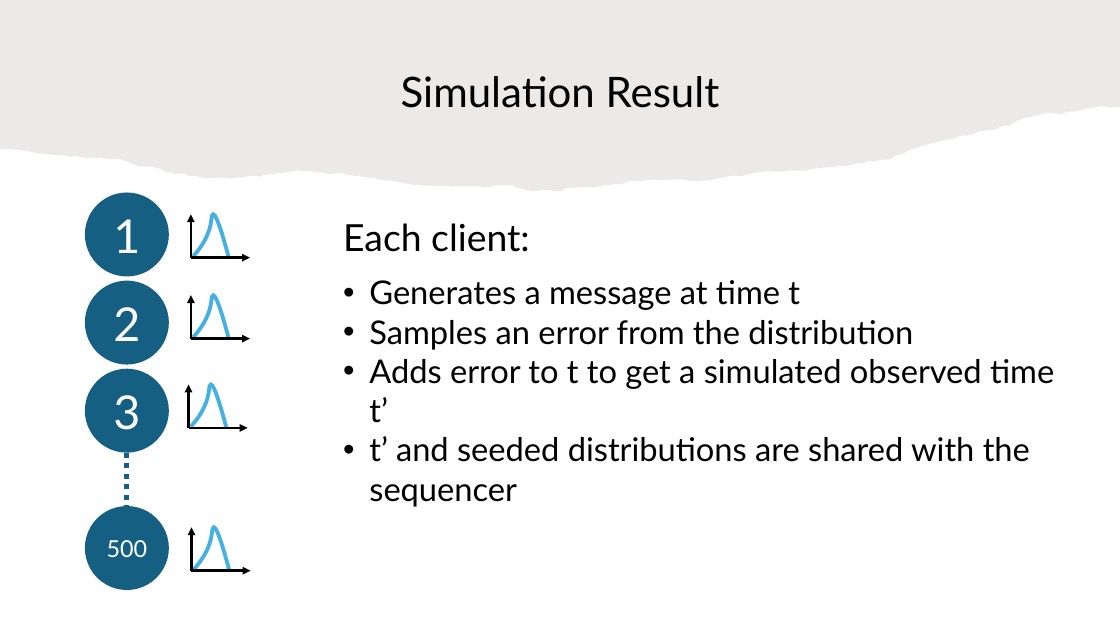
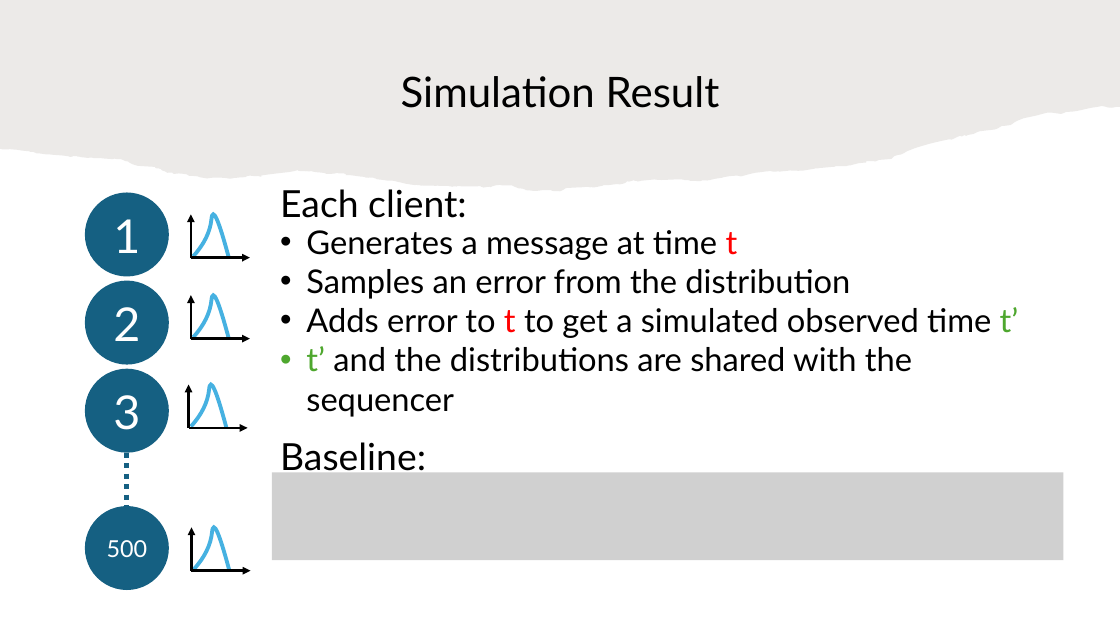
Before and after one commit to HaseebLUMS/Onyx-Presentation, a slide deck: slide 30 of tommy_hotnets_v2.pptx. Drawn at 1120x630 pixels with LibreOffice and Linux fonts; fonts in the diff are those of the drawing; grey boxes stand for pictures. Boxes give left, top, right and bottom in pixels: in the first picture for what was removed or moved away, otherwise in the second. Text is boxed around its words. In the diff, an @@ line names an element or a change of style, - is before the commit and + after.

Commit message:
updated

```diff
--- a/tommy_hotnets_v2.pptx
+++ b/tommy_hotnets_v2.pptx
@@ text "Each client:": place and size @@
-text "Each client:" at [343, 223, 530, 252]
+text "Each client:" at [280, 189, 467, 218]
@@ text "Generates a message at time ...": place and size @@
-text "Generates a message at time ..." at [369, 280, 1054, 462]
+text "Generates a message at time ..." at [306, 230, 1019, 372]
@@ text at [306, 230, 1019, 338]: text colour #000000 to #FF0000 in "t", "t"; text colour #000000 to #4EA72E in "t’" @@
@@ text at [306, 346, 912, 372]: text changed @@
-• t’ and seeded distributions are shared with the sequencer
+• t’ and the distributions are shared with the sequencer
@@ text added at [280, 442, 426, 478], 32 pt, text #000000 @@
+Baseline:
@@ picture added at [272, 472, 1064, 560] @@
```
Also in this commit, not shown: 2 slides removed.
